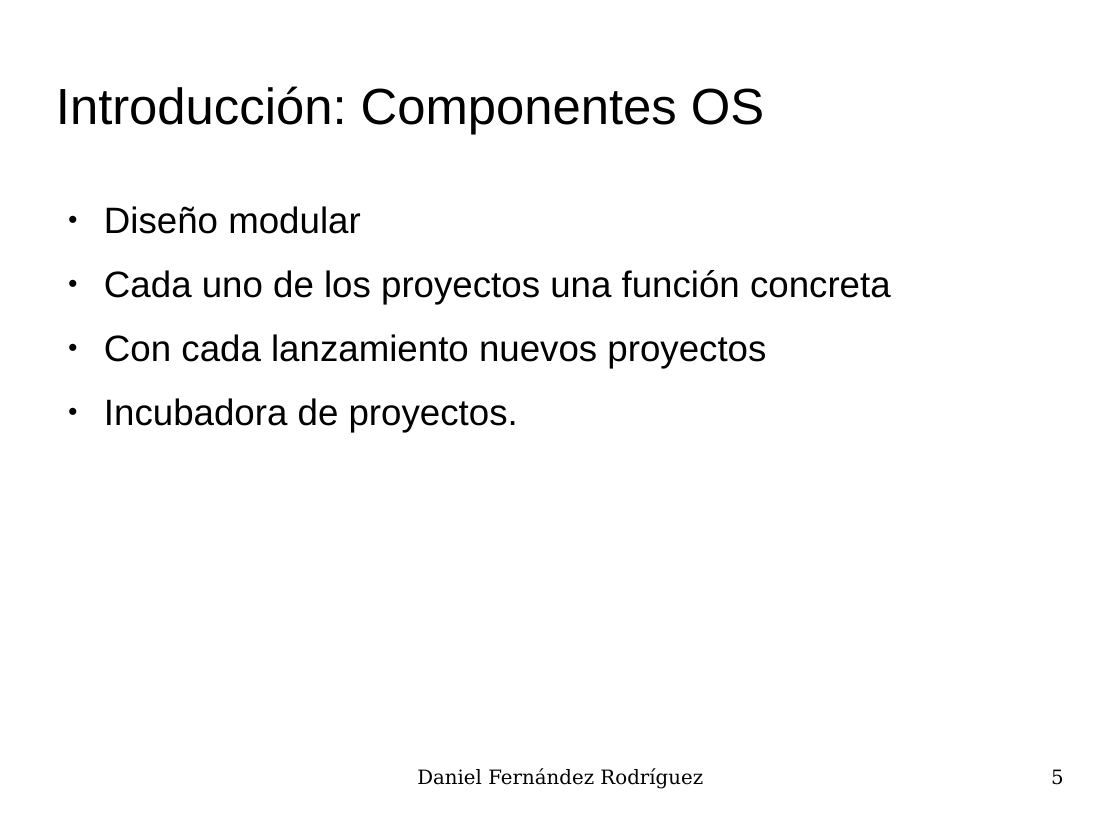
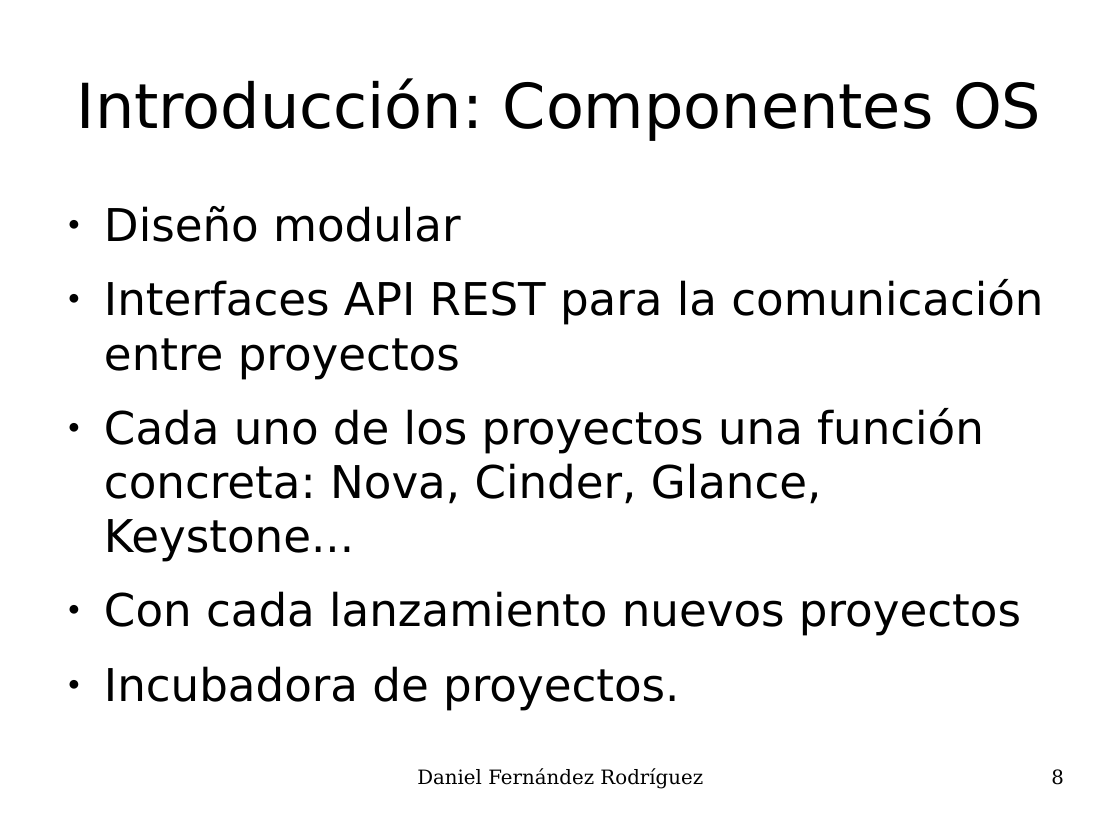
Before and after one commit to UO180222/tfg, a slide deck: slide 8 of docs/presentacion.odp (slide 5 before the commit). Drawn at 1120x840 pixels with LibreOffice and Linux fonts; fonts in the diff are those of the drawing; background and template pictures are left out. Boxes give left, top, right and bottom in pixels: in the first picture for what was removed or moved away, otherwise in the second. Text is boxed around its words. In the diff, an @@ line names an element or a change of style, - is before the commit and + after.

```diff
--- a/docs/presentacion.odp
+++ b/docs/presentacion.odp
@@ title "Introducción: Componentes OS": place and size @@
-title "Introducción: Componentes OS" at [56,86,764,134]
+title "Introducción: Componentes OS" at [77,78,1041,141]
@@ title "Introducción: Componentes OS" at [77,78,1041,141]: size 36 to 44 pt, font Arial to DejaVu Sans; alignment left to centre @@
@@ text at [104,206,1021,702]: size 26 to 32 pt, font Arial to DejaVu Sans in "Diseño modular", "Con cada lanzamiento nuevos proyectos", "Incubadora de proyectos." @@
@@ text at [104,279,1043,562]: text changed; size 26 to 32 pt; font Arial to DejaVu Sans @@
-● Cada uno de los proyectos una función concreta
+● Interfaces API REST para la comunicación entre proyectos
+● Cada uno de los proyectos una función concreta: Nova, Cinder, Glance, Keystone...
@@ page number at [1051,769,1064,785]: text changed @@
-5
+8
```
Also in this commit, not shown: 17 other slides changed, 4 slides added.
